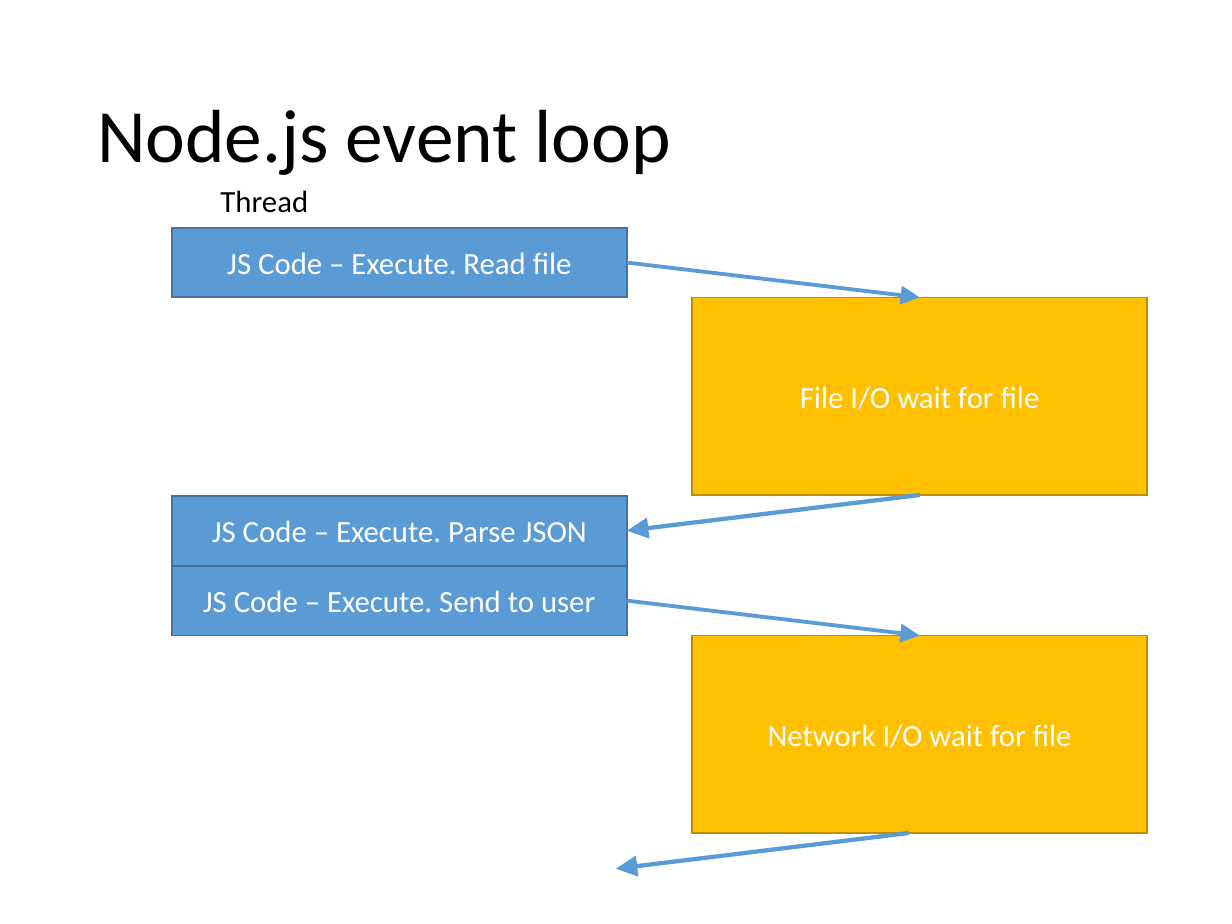
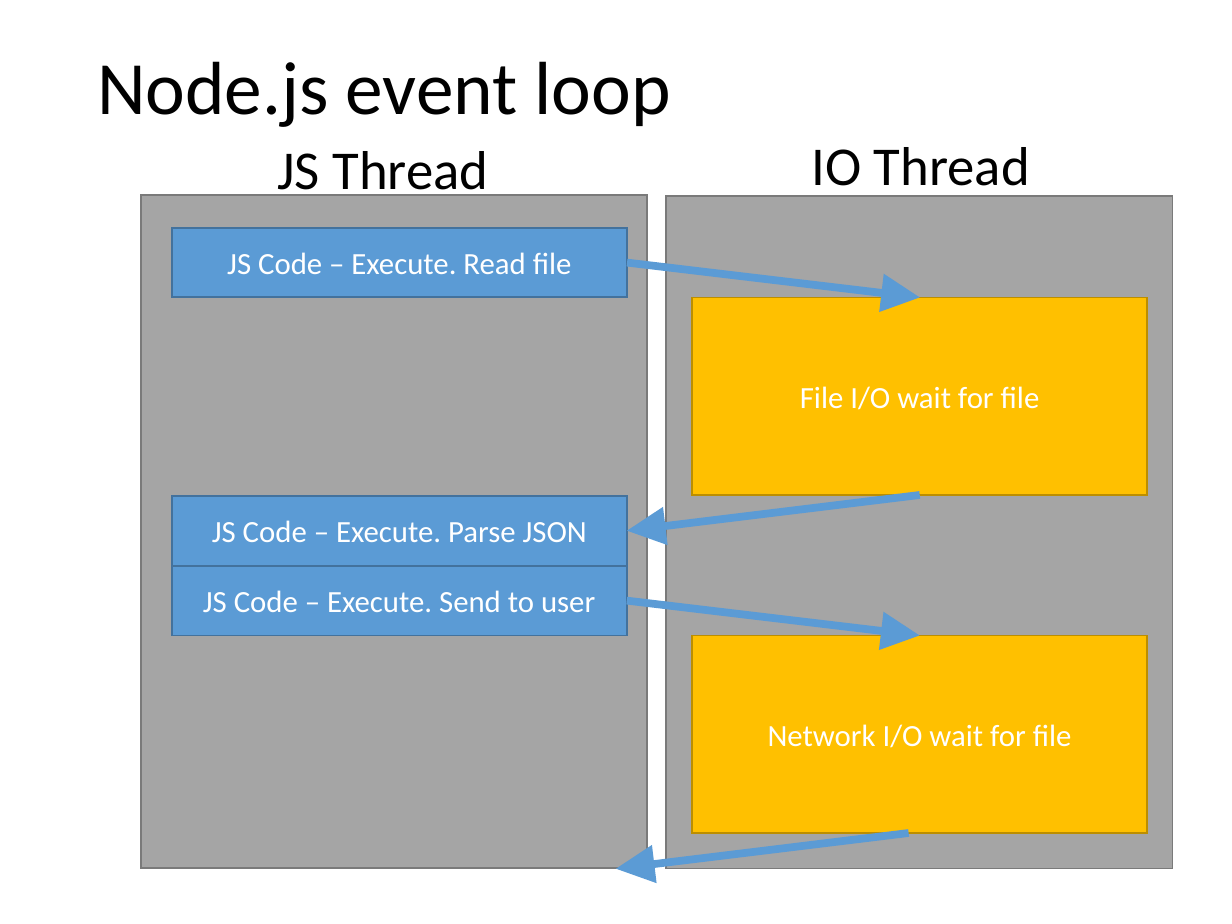
Before and after one commit to vitali-kviatkouski/vstu, a slide deck: slide 9 of node_js.pptx (slide 8 before the commit). Drawn at 1232x924 pixels with LibreOffice and Linux fonts; fonts in the diff are those of the drawing. Boxes give left, top, right and bottom in pixels: in the first picture for what was removed or moved away, otherwise in the second. Text is boxed around its words. In the diff, an @@ line names an element or a change of style, - is before the commit and + after.

Commit message:
Updated presentation

```diff
--- a/node_js.pptx
+++ b/node_js.pptx
@@ title "Node.js event loop": place and size @@
-title "Node.js event loop" at (97,109,671,175)
+title "Node.js event loop" at (97,61,671,127)
@@ text added at (811,147,1030,198), 32 pt, text #000000 @@
+IO Thread
@@ text at (277,151,488,202): text changed; size 18 to 32 pt @@
-Thread
+JS Thread
@@ rectangle added at (140,195,647,867), fill #A5A5A5, outline #7A7A7A 1 pt @@
@@ rectangle added at (667,196,1173,869), fill #A5A5A5, outline #7A7A7A 1 pt @@
@@ arrow (627, 262) - (920, 297): stroke #5B9BD5 2.25 pt to #5B9BD5 4.5 pt @@
@@ arrow (920, 495) - (627, 531): stroke #5B9BD5 2.5 pt to #5B9BD5 4.5 pt @@
@@ arrow (627, 601) - (919, 636): stroke #5B9BD5 2.25 pt to #5B9BD5 4.5 pt @@
@@ arrow (909, 833) - (616, 869): stroke #5B9BD5 2.5 pt to #5B9BD5 4.5 pt @@
```
Also in this commit, not shown: 5 other slides changed, 1 slide added.
